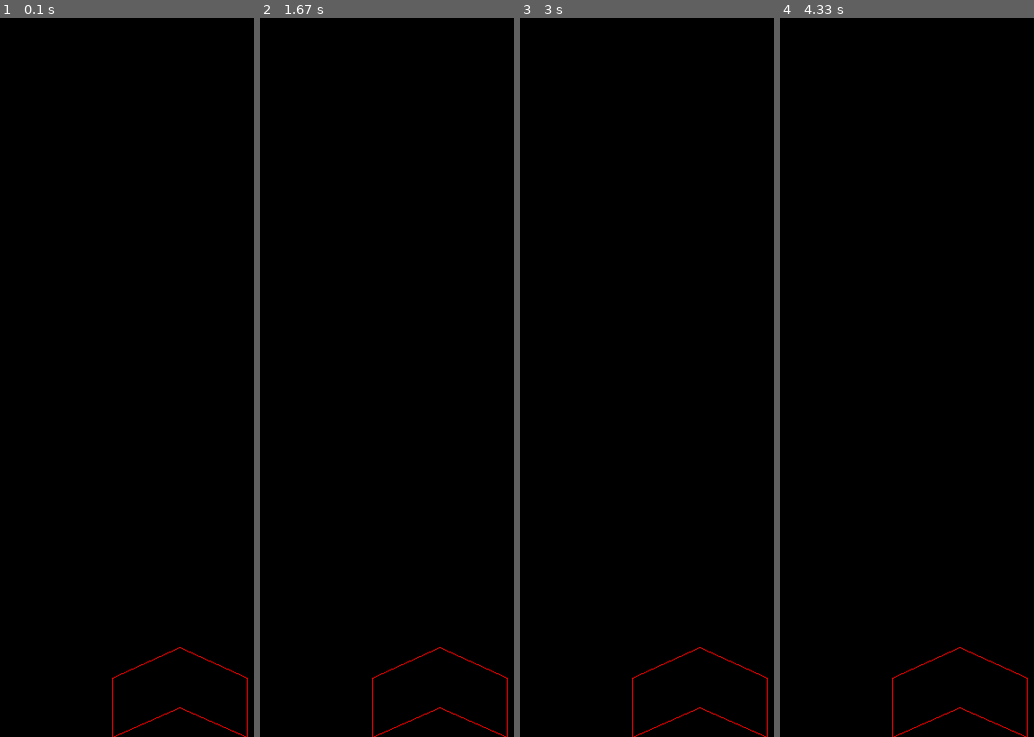
Above: before the commit, frames 1-4 (left to right).
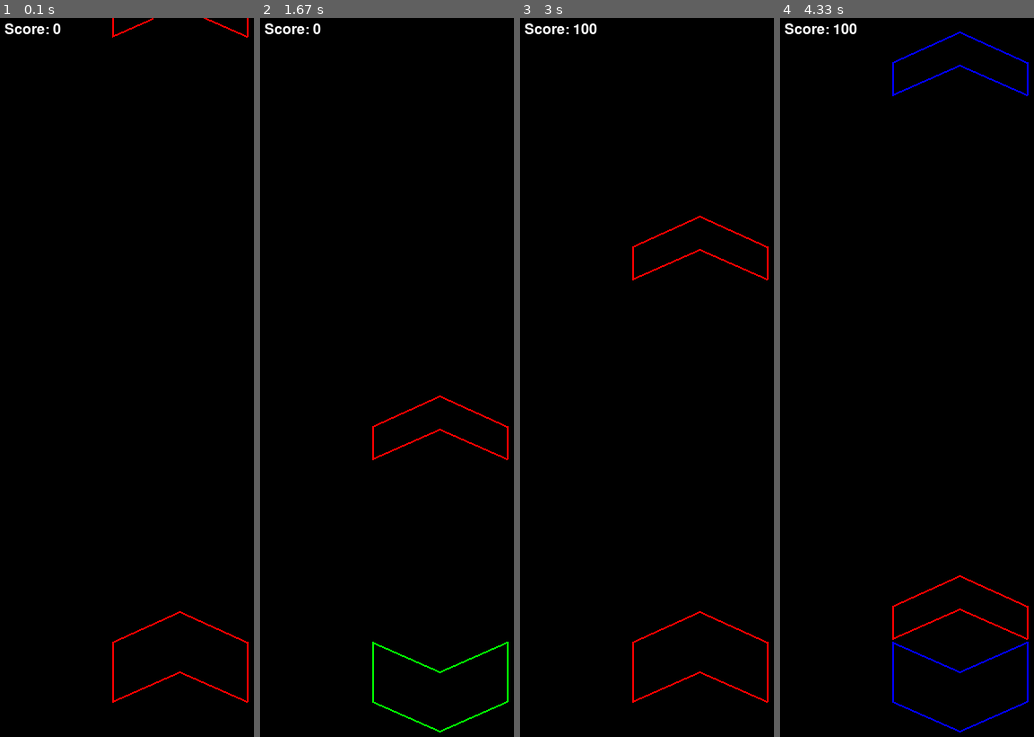
Above: after the commit, the same moments.

Repository: Rosebotics/catapult2019
Game: pygame game, started from projects/Henry_Tyler/main.py
Two runs of this game, one before a commit and one after it. Both use one fixed random seed, a clock stepped at 60 frames per second and the inputs below.
Inputs:
- Up to frame 1 (0.1 s): no input
- Up to frame 2 (1.67 s): tap S at 0.33 s; hold Down 1.17-1.63 s
- Up to frame 3 (3 s): hold Up 1.67-2.03 s; hold Down 2.07-2.43 s; hold A 2.47-2.77 s; hold Up 2.47-2.77 s
- Up to frame 4 (4.33 s): hold Down 3.13-3.43 s; hold Up 3.47-3.83 s; hold Down 3.87-4.23 s; tap D at 4.27 s

The runs differ from the first frame. In frame 1, 0.8% of the frame differs, in the area x 1-98%, y 0-100%; in frame 2, 1.0%; in frame 3, 1.1%; in frame 4, 1.4%.

Commit message:
project made minimum viable product

Diff:
--- a/learningPygame/Tyler/06-SpaceInvaders/space_invaders.py
+++ b/learningPygame/Tyler/06-SpaceInvaders/space_invaders.py
@@ -192,10 +192,7 @@
                     scoreboard.score += 100
                     badguy.dead = True
                     missile.exploded = True
-
-        # TODO 17: Use the fighter to remove exploded missiles
         fighter.remove_exploded_missiles()
-        # TODO 18: Use the enemy to remove dead badguys
         enemy.remove_dead_badguys()
 
         # TODO 19: If the enemy is_defeated
--- a/projects/Henry_Tyler/main.py
+++ b/projects/Henry_Tyler/main.py
@@ -1,58 +1,134 @@
 import pygame, sys, random, time
+from pygame.locals import *
 
 class Player:
     def __init__(self, screen, column, direction, color):
         self.screen = screen
         self.x = 125
-        self.y = 800
+        self.y = 760
         self.column = column
         self.direction = direction
         self.color = color
+        self.lives = 3
 
     def draw(self):
         #pygame.draw.polygon(self.screen, self.color, [(self.x, self.y), (self.x+50, self.y-20), (self.x + 100, self.y), (self.x + 100, self.y +50), (self.x + 50, self.y +30), (self.x, self.y +50)])
-        pygame.draw.polygon(self.screen, self.color, [(self.x, self.y), (self.x, self.y - 66), (self.x + 75, self.y - 100), (self.x + 150, self.y - 66), (self.x + 150, self.y), (self.x + 75, self.y - 33)], 1)
+        if self.direction:
+            pygame.draw.polygon(self.screen, self.color, [(self.x, self.y), (self.x, self.y - 66), (self.x + 75, self.y - 100), (self.x + 150, self.y - 66), (self.x + 150, self.y), (self.x + 75, self.y - 33)], 2)
+            # pygame.draw.polygon(self.screen, self.color, [(self.x, self.y), (self.x+50, self.y-20), (self.x + 100, self.y), (self.x + 100, self.y +50), (self.x + 50, self.y +30), (self.x, self.y +50)])
+        else:
+            pygame.draw.polygon(self.screen, self.color, [(self.x, self.y), (self.x, self.y - 66), (self.x + 75, self.y - 33), (self.x + 150, self.y - 66), (self.x + 150, self.y), (self.x + 75, self.y + 33)], 2)
+            #pygame.draw.polygon(self.screen, self.color, [(self.x, self.y), (self.x+50, self.y + 20), (self.x + 100, self.y), (self.x + 100, self.y +50), (self.x + 50, self.y + 70), (self.x, self.y +50)])
     def move(self):
         pass
+    def isHit(self, enemy):
+        return pygame.Rect(self.x, self.y - 33, self.x +150, self.y+100).collidepoint(enemy.x, enemy.y)
 
 
 class Enemy:
-    def __init__(self, screen, column, direction, color, y, speed):
+    def __init__(self, screen, column, y, speed):
         self.screen = screen
         self.column = column
-        self.direction = direction
-        self.color = color
+        self.direction = random.choice([True, False])
+        self.color = random.choice([(255, 0, 0), (0, 255, 0), (0, 0, 255)])
+        self.x = 125
         self.y = y
         self.speed = speed
         self.is_hit = False
+
+    def draw(self):
+        if self.direction:
+            pygame.draw.polygon(self.screen, self.color, [(self.x, self.y), (self.x, self.y - 36), (self.x + 75, self.y - 70), (self.x + 150, self.y - 36), (self.x + 150, self.y), (self.x + 75, self.y - 33)], 2)
+        else:
+            pygame.draw.polygon(self.screen, self.color, [(self.x, self.y), (self.x, self.y - 36), (self.x + 75, self.y - 3), (self.x + 150, self.y - 36), (self.x + 150, self.y), (self.x + 75, self.y + 33)], 2)
+
+    def move(self):
+        self.y += self.speed
 
 class EnemyList:
     def __init__(self, screen):
         self.screen = screen
         self.enemy_list = []
+    def spawn(self):
+        self.enemy_list.append(Enemy(self.screen, 1, 0, 5))
+
+    def draw(self):
+        for enemy in self.enemy_list:
+            enemy.draw()
+
+    def move(self):
+        for enemy in self.enemy_list:
+            enemy.move()
+
+    def removeHitEnemies(self):
+        for enemy in self.enemy_list:
+            if enemy.is_hit:
+                self.enemy_list.remove(enemy)
+
+    def isAtBottom(self):
+        for enemy in self.enemy_list:
+            if enemy.y > self.screen.get_height():
+                self.enemy_list.remove(enemy)
+            elif enemy.y > self.screen.get_height() - 33 and not enemy.direction:
+                self.enemy_list.remove(enemy)
 
 class Score:
     def __init__(self, screen):
         self.screen = screen
-        self.x = 10
-        self.y = 10
         self.score = 0
+        self.font = pygame.font.Font(None, 24)
+
+    def draw(self):
+        text_as_image = self.font.render("Score: " + str(self.score), True, (255, 255, 255))
+        self.screen.blit(text_as_image, (5, 5))
+
 
 def main():
     pygame.init()
     clock = pygame.time.Clock()
     pygame.display.set_caption("cool gaem")
     screen = pygame.display.set_mode((400, 800))
-    player = Player(screen, 1, False, (255, 0, 0))
 
+    player = Player(screen, 1, True, (255, 0, 0))
+    enemy_list = EnemyList(screen)
+    gameclock = time.time()
+    score = Score(screen)
+    enemy_list.spawn()
     while True:
         clock.tick(60)
         for event in pygame.event.get():
+            # -SWITCH PLAYER DIRECTION-
             pressed_keys = pygame.key.get_pressed()
+            if pressed_keys[K_UP] and player.direction == False:
+                player.direction = True
+                #player.y += 33
+            elif pressed_keys[K_DOWN] and player.direction == True:
+                player.direction = False
+                #player.y -= 33
+            # -SWITCH PLAYER COLOR-
+            if pressed_keys[K_a]:
+                player.color = (255, 0, 0)
+            elif pressed_keys[K_s]:
+                player.color = (0, 255, 0)
+            elif pressed_keys[K_d]:
+                player.color = (0, 0, 255)
+            # -EXIT-
             if event.type == pygame.QUIT:
                 sys.exit()
+        if gameclock + 2 < time.time():
+            enemy_list.spawn()
+            gameclock = time.time()
+        for enemy in enemy_list.enemy_list:
+            if player.isHit(enemy) and player.direction == enemy.direction and player.color == enemy.color:
+                enemy.is_hit = True
+                score.score += 100
+        enemy_list.removeHitEnemies()
+        enemy_list.isAtBottom()
         screen.fill(pygame.Color("Black"))
         player.draw()
+        enemy_list.draw()
+        enemy_list.move()
+        score.draw()
         pygame.display.update()
 
 main()
